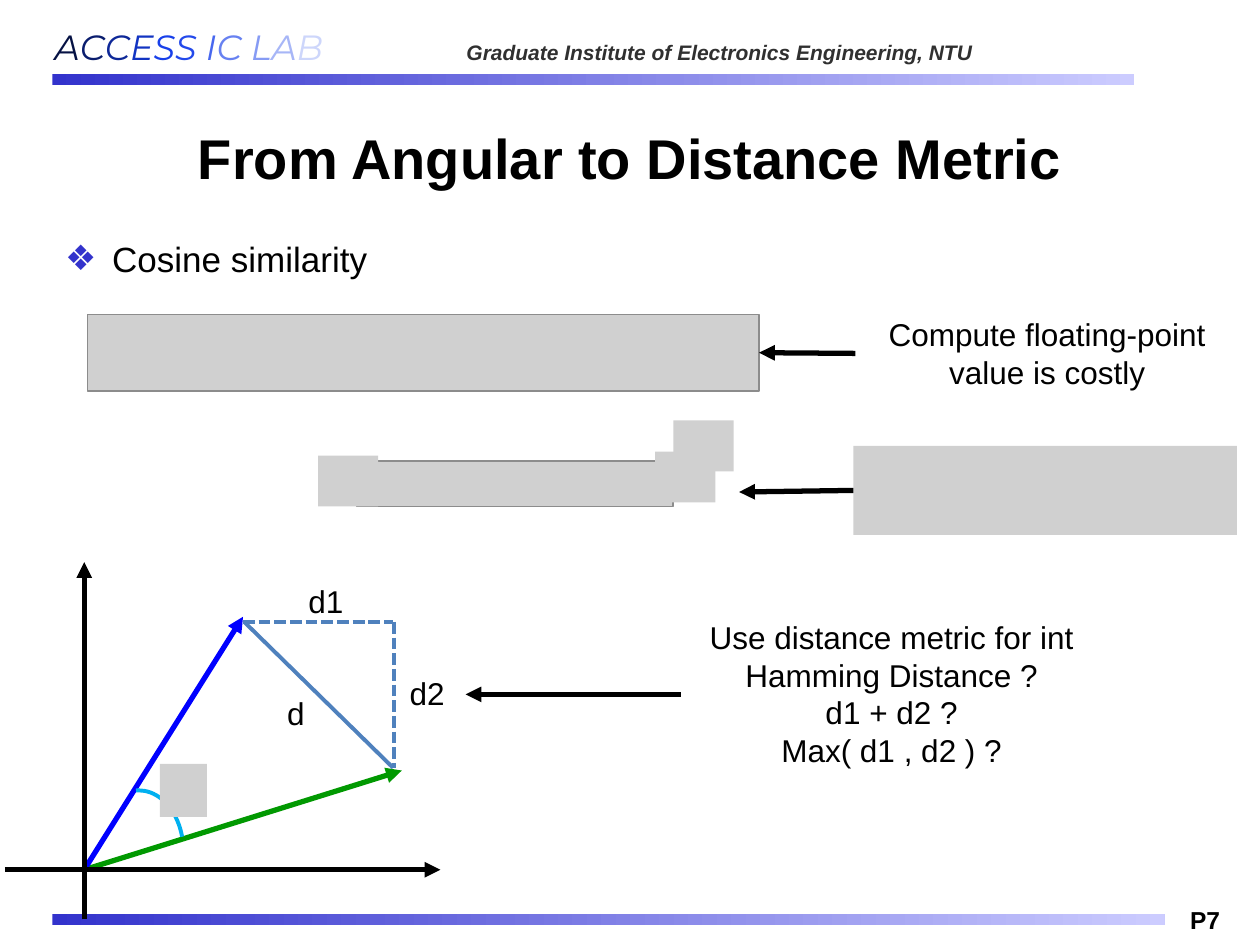
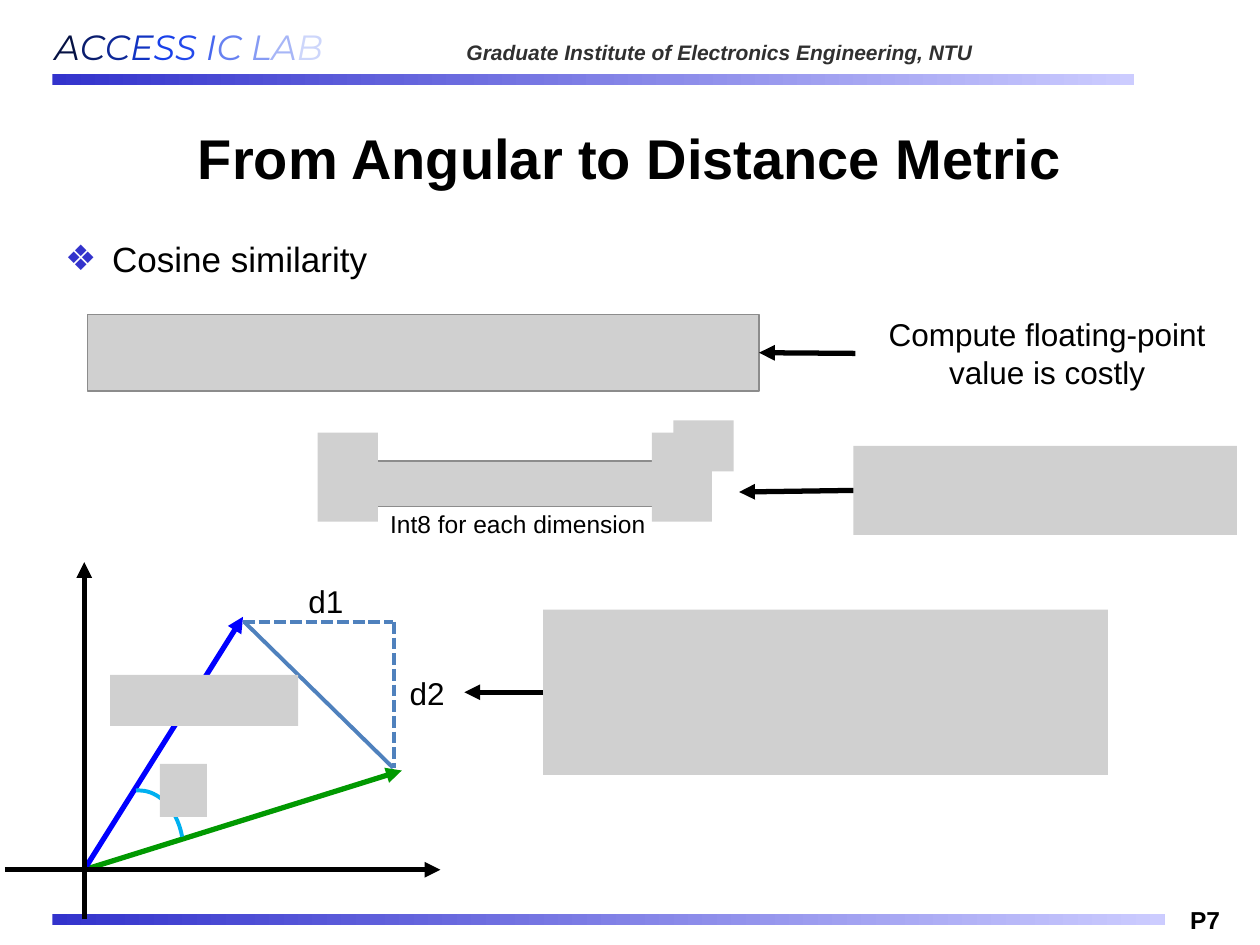
Before and after one commit to Oniontow/AndyWu_Project, a slide deck: slide 7 of IMS_NEW.pptx. Drawn at 1260x945 pixels with LibreOffice and Linux fonts; fonts in the diff are those of the drawing; grey boxes stand for pictures; background and template pictures are left out. Boxes give left, top, right and bottom in pixels: in the first picture for what was removed or moved away, otherwise in the second. Text is boxed around its words. In the diff, an @@ line names an element or a change of style, - is before the commit and + after.

```diff
--- a/IMS_NEW.pptx
+++ b/IMS_NEW.pptx
@@ picture: place and size @@
-picture at bbox=[318, 456, 378, 507]
+picture at bbox=[318, 432, 378, 522]
@@ picture: place and size @@
-picture at bbox=[655, 451, 716, 501]
+picture at bbox=[651, 432, 712, 522]
@@ text added at bbox=[390, 515, 645, 534], 14 pt, text #000000 @@
+Int8 for each dimension
@@ picture added at bbox=[543, 610, 1108, 775] @@
@@ text removed at bbox=[710, 626, 1073, 768] @@
-Use distance metric for int
-Hamming Distance ?
-d1 + d2 ?
-Max( d1 , d2 ) ?
@@ picture added at bbox=[110, 675, 297, 726] @@
@@ text removed at bbox=[287, 702, 305, 726] @@
-d
@@ arrow moved from (680, 694) - (466, 694) to (543, 692) - (465, 692) @@
```
Also in this commit, not shown: 10 other slides changed, 1 slide added.
